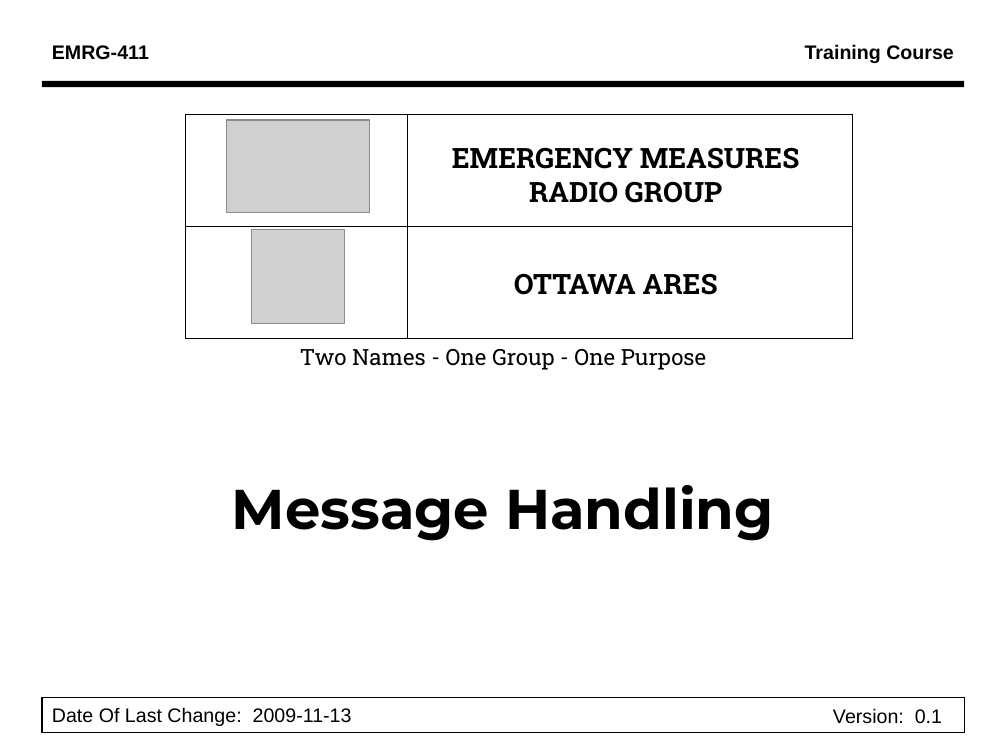
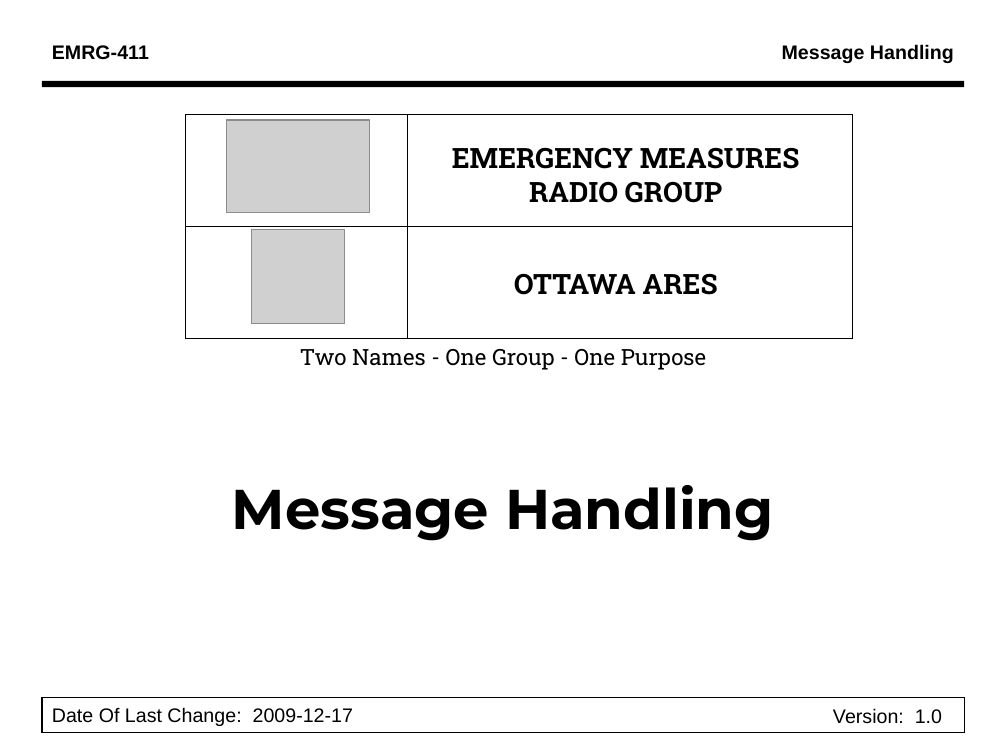
Before and after one commit to emrg-ca/website, a slide deck: slide 1 of httpdocs/EMRG-411_Message_Handling.ppt. Drawn at 1008x756 pixels with LibreOffice and Linux fonts; fonts in the diff are those of the drawing; grey boxes stand for pictures. Boxes give left, top, right and bottom in pixels: in the first picture for what was removed or moved away, otherwise in the second. Text is boxed around its words. In the diff, an @@ line names an element or a change of style, - is before the commit and + after.

Commit message:
Added new docs for message handling

```diff
--- a/httpdocs/EMRG-411_Message_Handling.ppt
+++ b/httpdocs/EMRG-411_Message_Handling.ppt
@@ text at [782, 44, 954, 63]: text changed @@
-Training Course
+Message Handling
@@ text at [52, 707, 353, 726]: text changed @@
-Date Of Last Change: 2009-11-13
+Date Of Last Change: 2009-12-17
@@ text at [833, 708, 942, 724]: text changed @@
-Version: 0.1
+Version: 1.0
```
Also in this commit, not shown: 14 other slides changed, 2 slides added, 3 other files.
